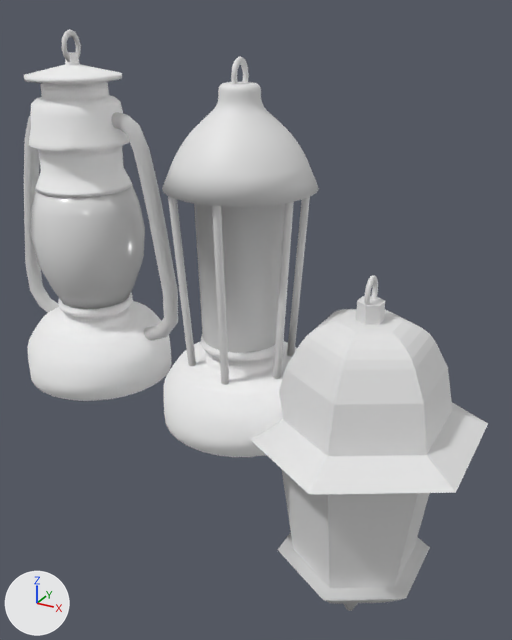
The glTF model modelos/faro.glb as it was, and as the next commit left it.
The view is the same before and after, from a 50 mm camera at (0.578, -1.69, 1.258) aimed at (-0.394, 0.078, 0.374). Arrows for +X, +Y and +Z are at lower left; the lights stay in place. The older version comes first. Where no turn or scale is listed for an object, it has been applied to the vertices.
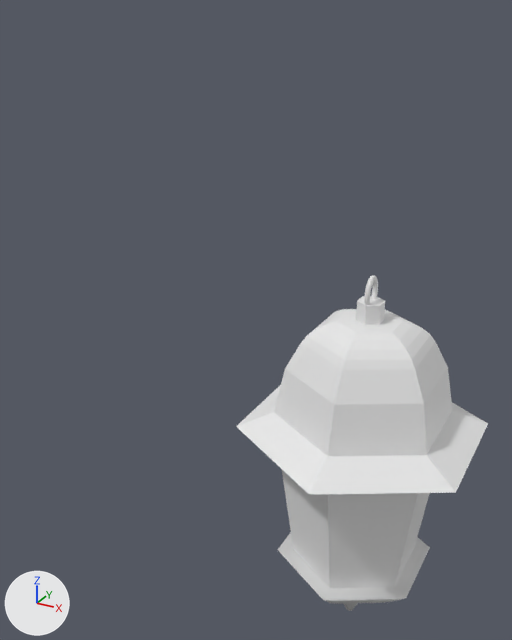
Location of each change, (x1, y1, x2, y2) in pixels of the pictures (512 x 640 px):
```json
{"object": "Circle", "change": "deleted", "before": [162, 82, 319, 353]}
{"object": "Cylinder.004", "change": "deleted", "before": [27, 293, 172, 401]}
{"object": "Cylinder.005", "change": "deleted", "before": [24, 53, 132, 198]}
{"object": "Cylinder.008", "change": "deleted", "before": [31, 186, 145, 309]}
{"object": "Cylinder.003", "change": "deleted", "before": [164, 336, 297, 457]}
{"object": "Cylinder.002", "change": "deleted", "before": [24, 112, 178, 341]}
{"object": "Circle.001", "change": "deleted", "before": [168, 196, 310, 385]}
{"object": "Torus", "change": "deleted", "before": [61, 29, 81, 62]}
{"object": "Torus.001", "change": "deleted", "before": [231, 56, 249, 84]}
```

Scene script edits in JSON lines:
```json
{"op": "remove", "block": "ob_circle", "code": ["ob_circle = bpy.data.objects.new('Circle', me_circle)", "ob_circle.location = (-0.388, -0.02, 0.086)"]}
{"op": "remove", "block": "ob_circle_001", "code": ["ob_circle_001 = bpy.data.objects.new('Circle.001', me_circle_002)", "ob_circle_001.location = (-0.388, -0.02, 0.076)"]}
{"op": "remove", "block": "ob_torus_001", "code": ["ob_torus_001 = bpy.data.objects.new('Torus.001', me_torus_002)", "ob_torus_001.location = (-0.387, -0.021, 1.098)"]}
{"op": "remove", "block": "ob_cylinder_003", "code": ["ob_cylinder_003 = bpy.data.objects.new('Cylinder.003', me_cylinder_003)", "ob_cylinder_003.location = (-0.386, -0.022, 0.151)"]}
{"op": "remove", "block": "ob_cylinder_008", "code": ["ob_cylinder_008 = bpy.data.objects.new('Cylinder.008', me_cylinder_009)", "ob_cylinder_008.location = (-0.979, 0.011, 0.543)"]}
{"op": "remove", "block": "ob_cylinder_002", "code": ["ob_cylinder_002 = bpy.data.objects.new('Cylinder.002', me_cylinder_007)", "ob_cylinder_002.location = (-0.725, 0.03, 0.71)"]}
{"op": "remove", "block": "ob_cylinder_004", "code": ["ob_cylinder_004 = bpy.data.objects.new('Cylinder.004', me_cylinder_001)", "ob_cylinder_004.location = (-0.979, 0.011, 0.151)"]}
{"op": "remove", "block": "ob_cylinder_005", "code": ["ob_cylinder_005 = bpy.data.objects.new('Cylinder.005', me_cylinder_002)", "ob_cylinder_005.location = (-0.98, 0.011, 0.899)"]}
{"op": "remove", "block": "ob_torus", "code": ["ob_torus = bpy.data.objects.new('Torus', me_torus)", "ob_torus.location = (-0.978, 0.011, 1.154)"]}
```
